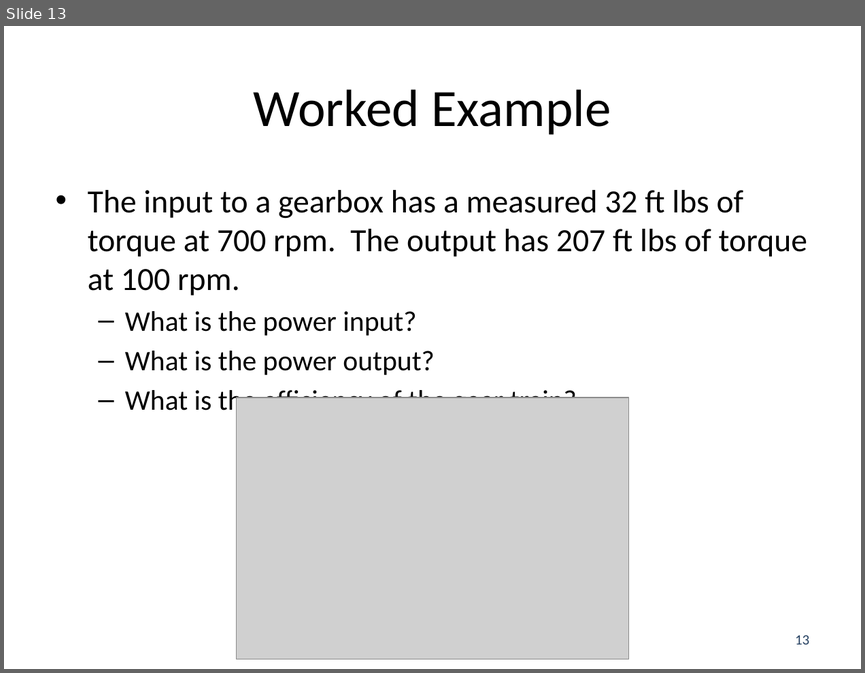
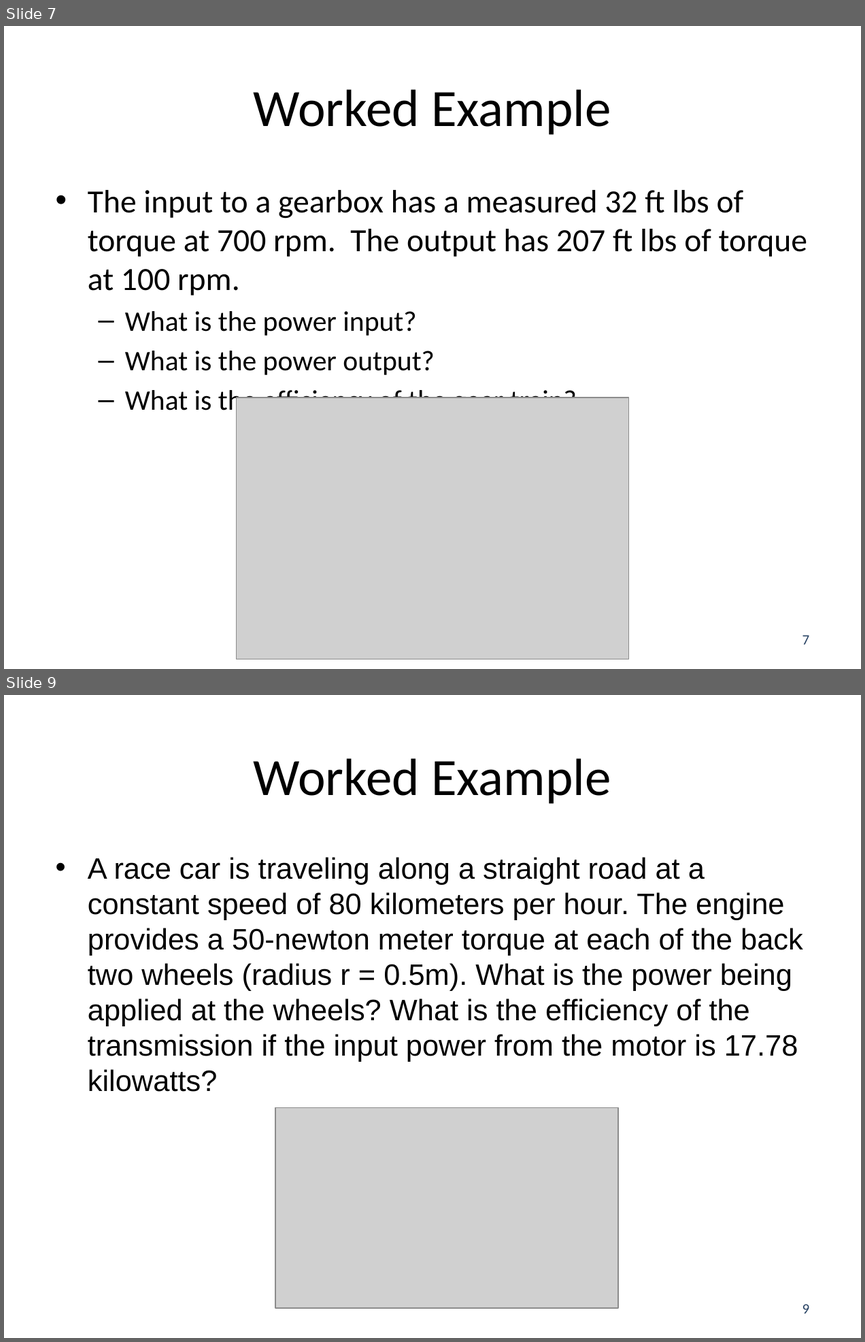
Before and after one commit to JacobMoore/mechanics_textbook, a slide deck: Lecture Slides/VideoLectureSlides/14.4.pptx. Shown one above the other, each under a label of ours: slide 13 before the commit, slides 7 and 9 after it; the slides between them are not shown. The pictures are 865x673 and 865x1342 pixels, drawn with LibreOffice and Linux fonts; fonts in the diff are those of the drawing; grey boxes stand for pictures. Boxes give left, top, right and bottom in pixels: in the first picture for what was removed or moved away, otherwise in the second. Text is boxed around its words. In the diff, an @@ line names an element or a change of style, - is before the commit and + after.

Commit message:
7.1 and 7.2 worked example
Fixed typos and added 5 worked example videos

```diff
--- a/Lecture Slides/VideoLectureSlides/14.4.pptx
+++ b/Lecture Slides/VideoLectureSlides/14.4.pptx
@@ slide 9 added at box(4, 695, 861, 1338), background #FFFFFF @@
@@ title added at box(254, 758, 611, 804), 44 pt, text #000000 @@
+Worked Example
@@ text added at box(88, 857, 803, 1061), 24.8 pt, text #000000 @@
+• A race car is traveling along a straight road at a constant speed of 80 kilometers per hour. The engine provides a 50-newton meter torque at each of the back two wheels (radius r = 0.5m). What is the power being applied at the wheels? What is the efficiency of the transmission if the input power from the motor is 17.78 kilowatts?
@@ picture added at box(275, 1108, 618, 1308) @@
@@ page number added at box(802, 1304, 810, 1313), 12 pt, text #254061 @@
+9
@@ what was slide 13 is now slide 7 @@
@@ page number at box(802, 635, 810, 644): text changed @@
-13
+7
```
Also in this commit, not shown: 1 slide changed, 5 other slides added, 11 slides removed, 37 other files.
